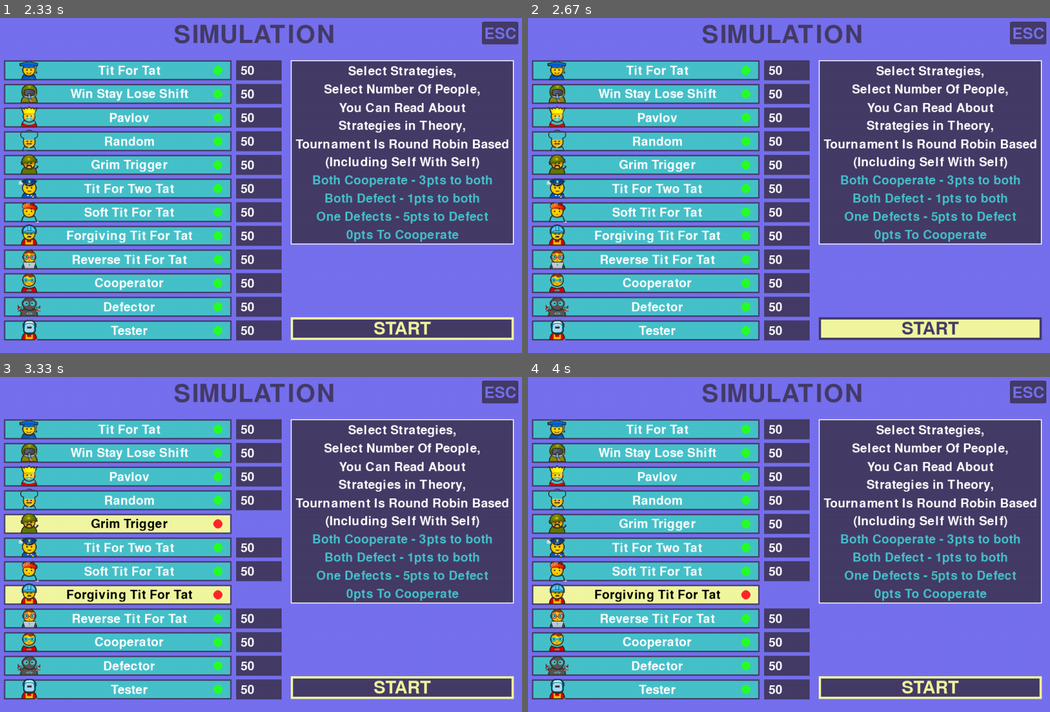
Above: before the commit, frames 1-4 (two rows, left to right).
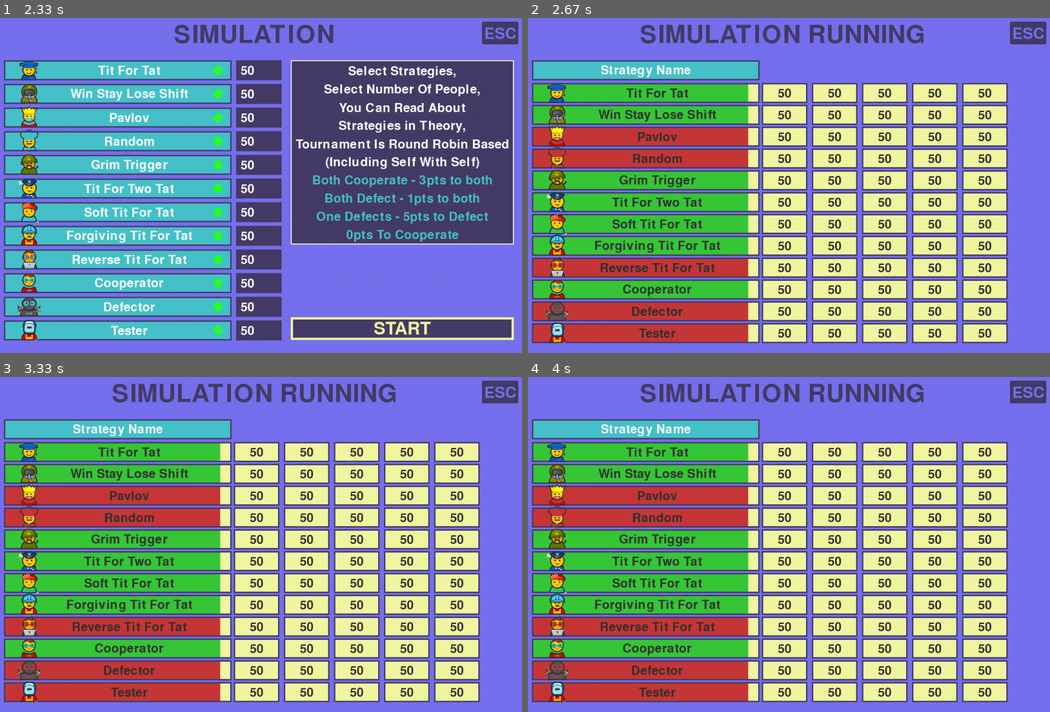
Above: after the commit, the same moments.

Repository: LazyyVenom/py-game-theory
Game: pygame game, started from prisoners_dilemma.py
The game is run twice, just before and just after one commit, with the same random seed, the same clock (stepped at 60 frames per second) and the same inputs.
Inputs (mouse positions are in pixels of both pictures, inside the frame that each line leads up to):
- Up to frame 1 (2.33 s): click "Strategies Theory" at 0.38 s; click "ESC" at 0.72 s; click "Tournament" at 1.05 s; click "START" at 1.38 s; click "ESC" at 1.72 s; click "Simulation" at 2.05 s
- Up to frame 2 (2.67 s): click "START" at 2.38 s
- Up to frame 3 (3.33 s): click (104, 527) at 2.72 s; click (78, 591) at 3.05 s
- Up to frame 4 (4 s): click (929, 688) at 3.38 s, where only the run before the commit has a clickable "START"; click (621, 521) at 3.72 s

Frame 1 is identical in both runs. In frame 2, 74% of the frame differs, in the area x 0-99%, y 1-98%; in frame 3, 75%; in frame 4, 75%.

Commit message:
Updating simulation

Diff:
--- a/prisoners_dilemma.py
+++ b/prisoners_dilemma.py
@@ -425,10 +425,10 @@
                         running = False
 
                     elif (630 < click_pos[0] < 1180) and (670 < click_pos[1] < 720):
-                        try:
-                            simulation_start(strategies,check_boxes,inputs)
-                        except Exception as e:
-                            print(f"Error: {e}")
+                        # try:
+                        simulation_start(strategies,check_boxes,inputs)
+                        # except Exception as e:
+                        #     print(f"Error: {e}")
 
                     else:
                         input_selected = [False] * len(strategies)
@@ -598,12 +598,15 @@
 
     display_data = []
     for i in range(len(inputs)):
-        display_data.append([needed_strategies[i],inputs[i]])
-
-    display_data.sort(key= lambda x: x[1][0],reverse=True)
+        display_data.append([needed_strategies[i],int(inputs[i])])
+
+    # display_data.sort(key= lambda x: x[1][0],reverse=True)
 
     running = True
-    alive_strategies = [needed_strategies[i]*inputs[i] for i in range(len(inputs))]
+    alive_strategies = []
+    for data in display_data:
+        for _ in range(int(data[1])):
+            alive_strategies.append(data[0])
 
     while running:
         screen.fill(PRIMARY)
@@ -615,10 +618,10 @@
         box_y_initial = 180
         y_offset = box_y_initial
         box_y_delta = 48
-        if display_data[0][1][0] == 0:
+        if display_data[0][1] == 0:
             running = False
 
-        per_point_value = (box_dimensions[0]/display_data[0][1][0]) * 0.95
+        per_point_value = (box_dimensions[0]/int(display_data[0][1])) * 0.95
 
         pygame.draw.rect(screen, TER_BLUE, (box_x, 105, box_dimensions[0], box_dimensions[1]))
         pygame.draw.rect(screen,SECONDARY , (box_x, 105, box_dimensions[0], box_dimensions[1]),3)
@@ -629,30 +632,30 @@
 
             pygame.draw.rect(screen, KIND_OF_YELLOW, (box_x, y_offset-25, box_dimensions[0], box_dimensions[1]))
 
-            pygame.draw.rect(screen, strategy_color, (box_x, y_offset-25, int(data[1][0]*per_point_value), box_dimensions[1]))
+            pygame.draw.rect(screen, strategy_color, (box_x, y_offset-25, int(data[1]*per_point_value), box_dimensions[1]))
 
             pygame.draw.rect(screen,SECONDARY , (box_x, y_offset-25, box_dimensions[0], box_dimensions[1]),3)
             draw_text(data[0].name, pygame.font.Font(None,40),(50,50,50),325, y_offset-2)
 
             pygame.draw.rect(screen, KIND_OF_YELLOW, (555, y_offset-25, score_box_dimensions[0], score_box_dimensions[1]))
             pygame.draw.rect(screen,SECONDARY , (555, y_offset-25, score_box_dimensions[0], score_box_dimensions[1]),3)
-            draw_text(str(data[1][0]), pygame.font.Font(None,40),(50,50,50),605, y_offset-2)
+            draw_text(str(data[1]), pygame.font.Font(None,40),(50,50,50),605, y_offset-2)
 
             pygame.draw.rect(screen, KIND_OF_YELLOW, (665, y_offset-25, score_box_dimensions[0], score_box_dimensions[1]))
             pygame.draw.rect(screen,SECONDARY , (665, y_offset-25, score_box_dimensions[0], score_box_dimensions[1]),3)
-            draw_text(str(data[1][4]), pygame.font.Font(None,40),(50,50,50),715, y_offset-2)
+            draw_text(str(data[1]), pygame.font.Font(None,40),(50,50,50),715, y_offset-2)
 
             pygame.draw.rect(screen, KIND_OF_YELLOW, (775, y_offset-25, score_box_dimensions[0], score_box_dimensions[1]))
             pygame.draw.rect(screen,SECONDARY , (775, y_offset-25, score_box_dimensions[0], score_box_dimensions[1]),3)
-            draw_text(str(data[1][3]), pygame.font.Font(None,40),(50,50,50),825, y_offset-2)
+            draw_text(str(data[1]), pygame.font.Font(None,40),(50,50,50),825, y_offset-2)
 
             pygame.draw.rect(screen, KIND_OF_YELLOW, (885, y_offset-25, score_box_dimensions[0], score_box_dimensions[1]))
             pygame.draw.rect(screen,SECONDARY , (885, y_offset-25, score_box_dimensions[0], score_box_dimensions[1]),3)
-            draw_text(str(data[1][2]), pygame.font.Font(None,40),(50,50,50),935, y_offset-2)
+            draw_text(str(data[1]), pygame.font.Font(None,40),(50,50,50),935, y_offset-2)
 
             pygame.draw.rect(screen, KIND_OF_YELLOW, (995, y_offset-25, score_box_dimensions[0], score_box_dimensions[1]))
             pygame.draw.rect(screen,SECONDARY , (995, y_offset-25, score_box_dimensions[0], score_box_dimensions[1]),3)
-            draw_text(str(data[1][1]), pygame.font.Font(None,40),(50,50,50),1045, y_offset-2)
+            draw_text(str(data[1]), pygame.font.Font(None,40),(50,50,50),1045, y_offset-2)
 
             image_path = f"images/{data[0].st_id}.png"
 
